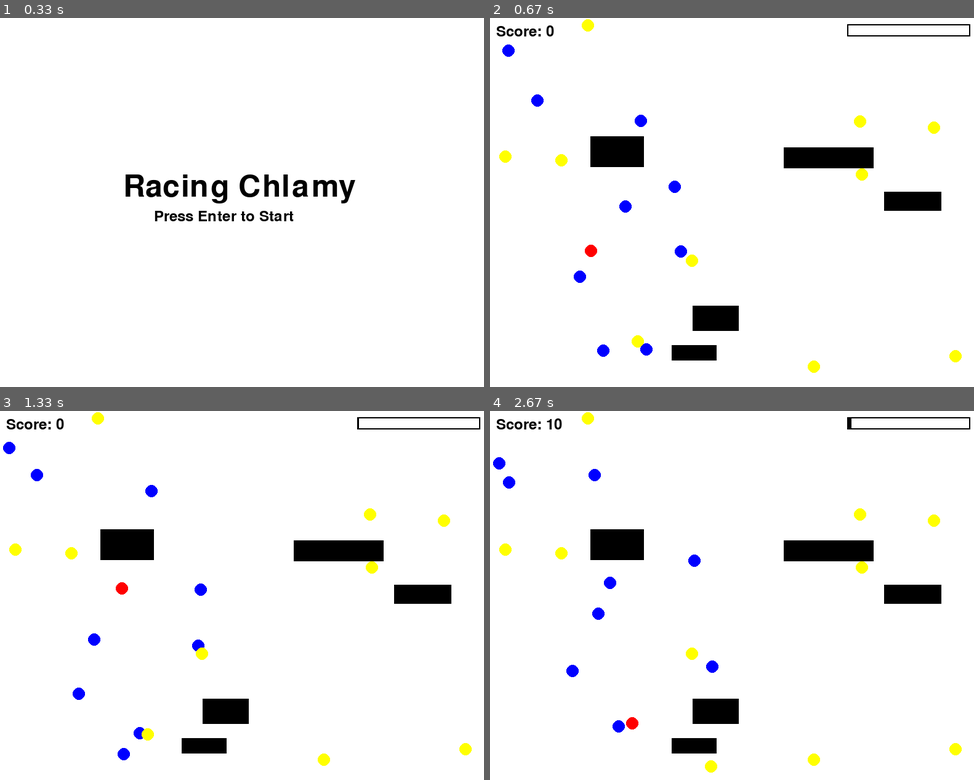
Above: before the commit, frames 1-4 (two rows, left to right).
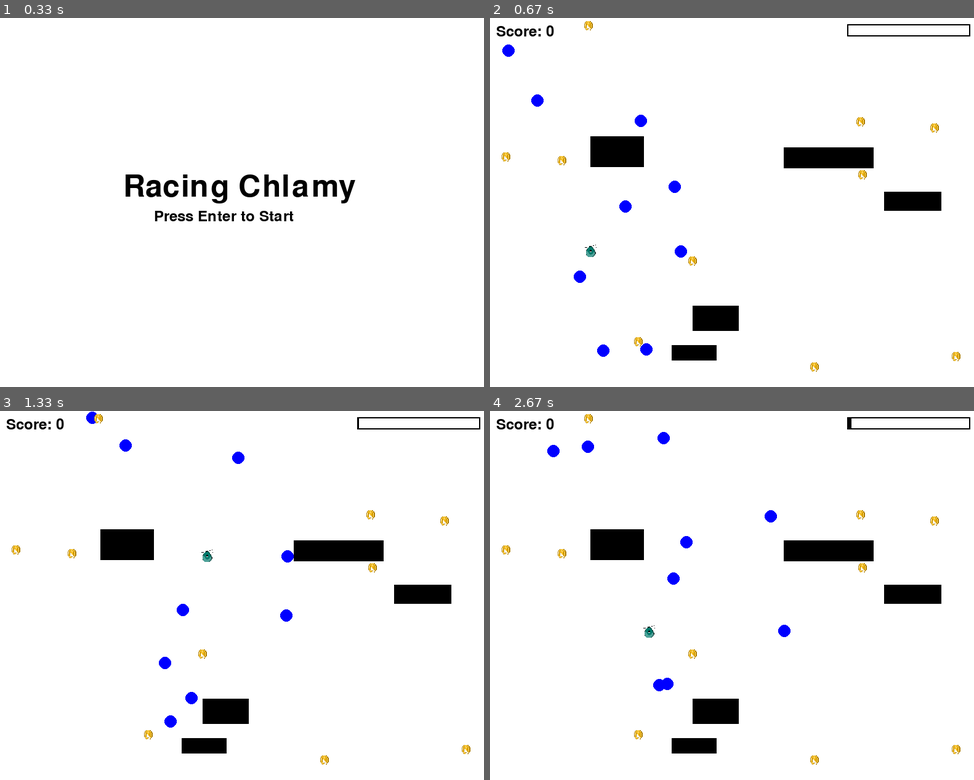
Above: after the commit, the same moments.

Repository: pppwaw/biotic_game
Game: pygame game, started from pygame/main.py
Two runs of this game, one before a commit and one after it. Both use one fixed random seed, a clock stepped at 60 frames per second and the inputs below.
Inputs:
- Up to frame 1 (0.33 s): no input
- Up to frame 2 (0.67 s): tap Enter at 0.33 s
- Up to frame 3 (1.33 s): hold D 0.67-1.13 s; hold W from 1.17 s (still down); hold Up from 1.17 s (still down)
- Up to frame 4 (2.67 s): release W at 1.47 s; release Up at 1.47 s; hold D 1.5-1.97 s; hold Right 1.5-1.97 s; hold A 2-2.53 s; hold Left 2-2.53 s; hold S from 2.57 s (still down); hold Down from 2.57 s (still down)

Frame 1 is identical in both runs. In frame 2, 0.7% of the frame differs, in the area x 1-98%, y 0-97%; in frame 3, 1.9%; in frame 4, 2.0%, in the area x 0-98%, y 0-98%.

Commit message:
add color

Diff:
--- a/pygame/ball.py
+++ b/pygame/ball.py
@@ -1,4 +1,8 @@
 import pygame
+
+ball_image = pygame.image.load('chong.png')
+ball_image = pygame.transform.scale(ball_image, (20, 20))
+
 
 class Ball:
     def __init__(self, color, x, y):
@@ -8,4 +12,7 @@
         self.radius = 10
 
     def draw(self, screen):
-        pygame.draw.circle(screen, self.color, (self.x, self.y), self.radius)
+        if self.color == (255, 0, 0):
+            screen.blit(ball_image, (self.x - 10, self.y - 10))
+        else:
+            pygame.draw.circle(screen, self.color, (self.x, self.y), self.radius)
--- a/pygame/main.py
+++ b/pygame/main.py
@@ -173,14 +173,14 @@
             if x > 0:
                 move_balls(balls, "RIGHT",track)
 
-        # if keys[pygame.K_w]:
-        #     move_balls(balls, "UP")
-        # if keys[pygame.K_s]:
-        #     move_balls(balls, "DOWN")
-        # if keys[pygame.K_a]:
-        #     move_balls(balls, "LEFT")
-        # if keys[pygame.K_d]:
-        #     move_balls(balls, "RIGHT")
+        if keys[pygame.K_w]:
+            move_balls(balls, "UP", track)
+        if keys[pygame.K_s]:
+            move_balls(balls, "DOWN", track)
+        if keys[pygame.K_a]:
+            move_balls(balls, "LEFT", track)
+        if keys[pygame.K_d]:
+            move_balls(balls, "RIGHT", track)
 
         # 边界检查
         for ball in balls:
--- a/pygame/track.py
+++ b/pygame/track.py
@@ -1,6 +1,9 @@
 import pygame
 import random
 from ball import Ball
+
+gold_image = pygame.image.load('gold.png')
+gold_image = pygame.transform.scale(gold_image, (20, 20))
 
 
 class Track:
@@ -27,7 +30,8 @@
         for fence in self.fences:
             pygame.draw.rect(screen, (0, 0, 0), fence)
         for ball in self.yellow_balls:
-            ball.draw(screen)
+            ball_rect = pygame.Rect(ball.x - 10, ball.y - 10, 20, 20)
+            screen.blit(gold_image, ball_rect)
 
     def check_collision(self, ball_rect):
         return any(fence.colliderect(ball_rect) for fence in self.fences)
Binary file added: pygame/chong.png
Binary file added: pygame/gold.png
